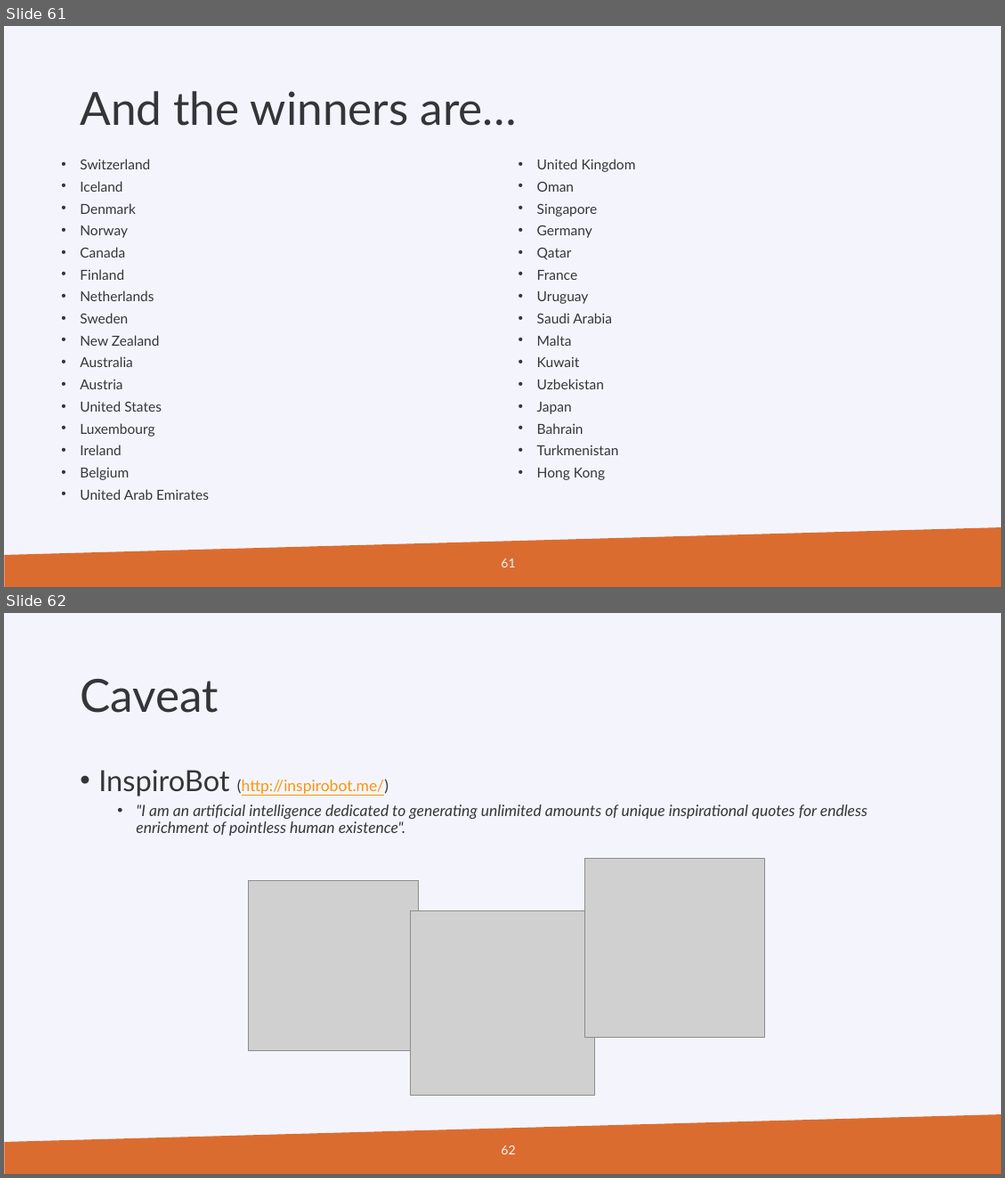
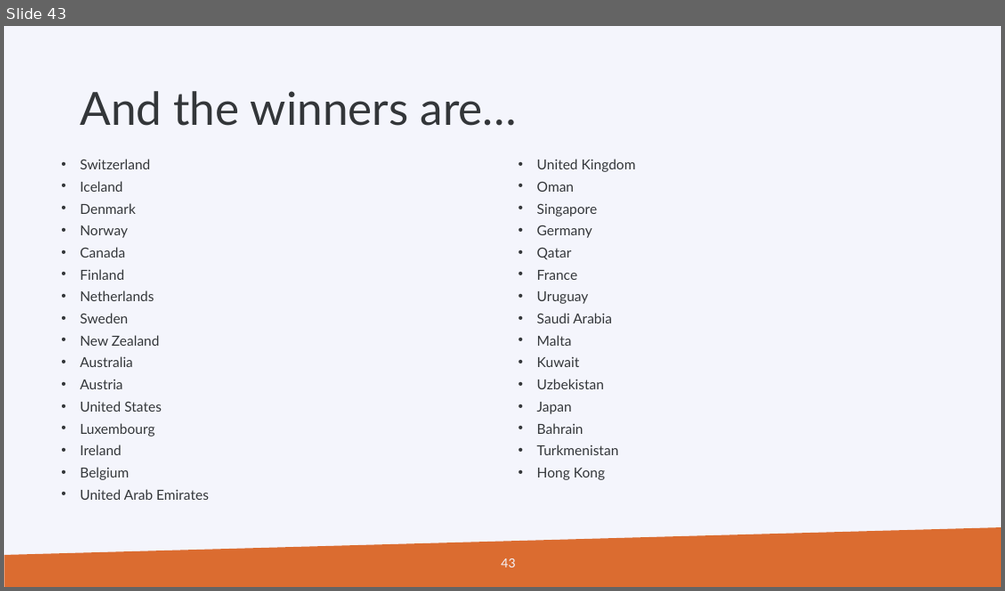
Before and after one commit to gjbex/Machine-learning-with-Python, a slide deck: python_for_machine_learning.pptx. Shown one above the other, each under a label of ours: slides 61 and 62 before the commit, slide 43 after it. The pictures are 1005x1178 and 1005x591 pixels, drawn with LibreOffice and Linux fonts; fonts in the diff are those of the drawing; grey boxes stand for pictures; background and template pictures are left out. Boxes give left, top, right and bottom in pixels: in the first picture for what was removed or moved away, otherwise in the second. Text is boxed around its words. In the diff, an @@ line names an element or a change of style, - is before the commit and + after.

```diff
--- a/python_for_machine_learning.pptx
+++ b/python_for_machine_learning.pptx
@@ slide 62 removed at [4,613,1001,1174], background #F4F5FC; not listed: 1 template element that a slide beside it also shows @@
@@ title removed at [80,679,218,713] @@
-Caveat
@@ text removed at [98,770,867,835] @@
-• InspiroBot (http://inspirobot.me/)
-  • "I am an artificial intelligence dedicated to generating unlimited amounts of unique inspirational quotes for endless enrichment of pointless human existence".
@@ picture removed at [585,859,764,1038] @@
@@ picture removed at [248,880,418,1051] @@
@@ picture removed at [411,911,595,1095] @@
@@ page number removed at [501,1145,515,1154] @@
-62
@@ what was slide 61 is now slide 43 @@
@@ page number at [501,558,515,567]: text changed @@
-61
+43
```
Also in this commit, not shown: 3 slides changed, 1 slide added, 2 other slides removed.
